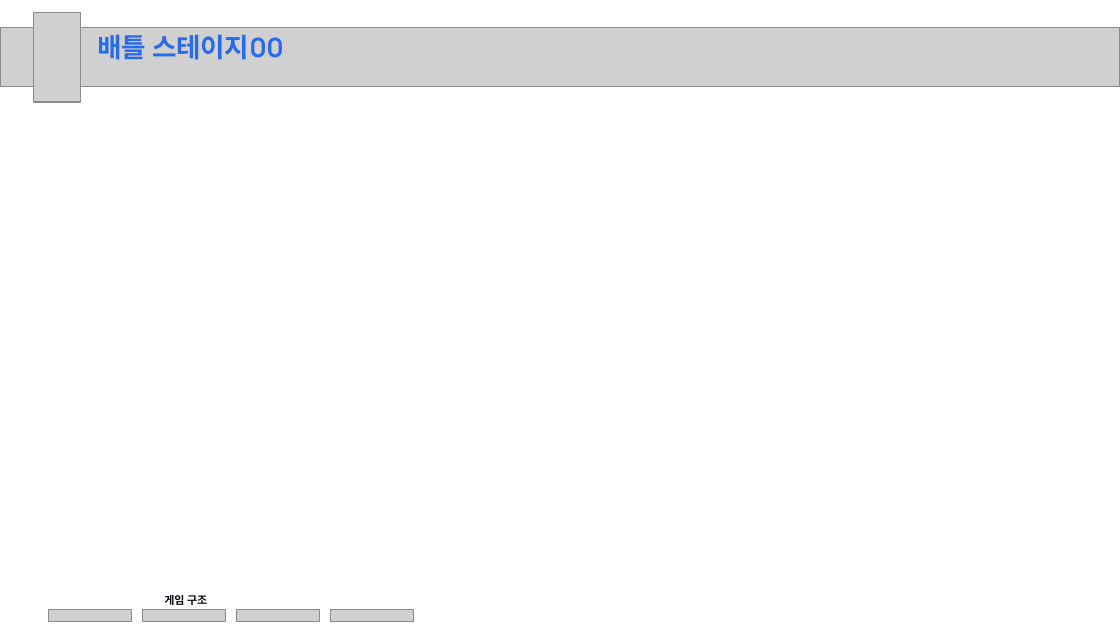
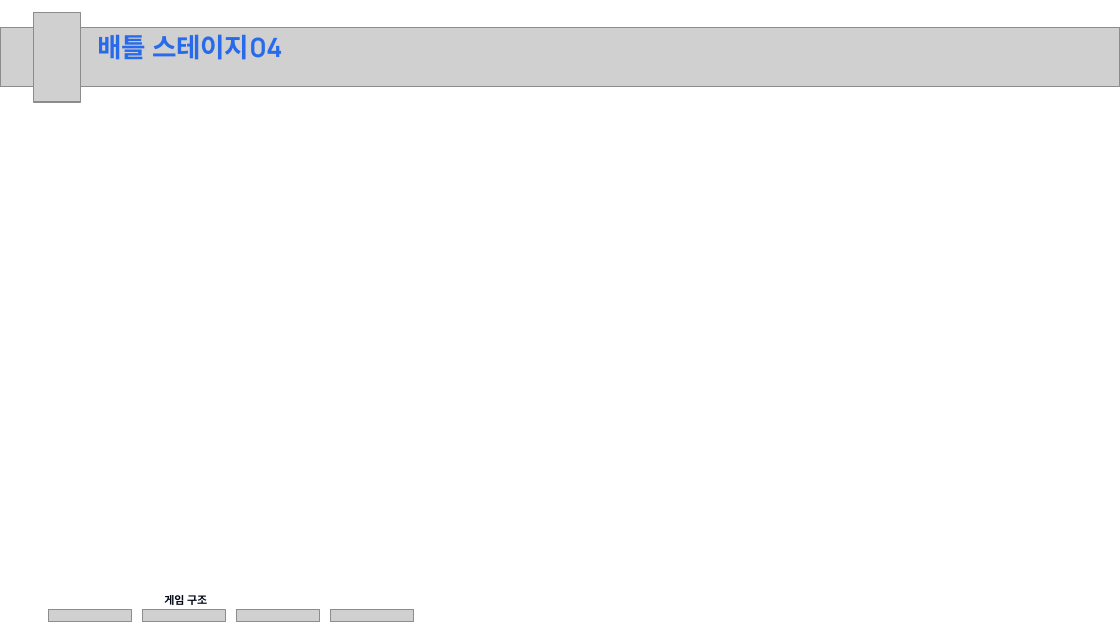
Before and after one commit to KuroaLime/Tales_of_the_Dark_Throne, a slide deck: slide 14 of 문서/제출/최종 결과 보고서ppt.pptx (slide 11 before the commit). Drawn at 1120x630 pixels with LibreOffice and Linux fonts; fonts in the diff are those of the drawing; grey boxes stand for pictures. Boxes give left, top, right and bottom in pixels: in the first picture for what was removed or moved away, otherwise in the second. Text is boxed around its words. In the diff, an @@ line names an element or a change of style, - is before the commit and + after.

```diff
--- a/문서/제출/최종 결과 보고서ppt.pptx
+++ b/문서/제출/최종 결과 보고서ppt.pptx
@@ text at (98, 34, 283, 60): text changed @@
-배틀 스테이지00
+배틀 스테이지04
```
Also in this commit, not shown: 6 other slides changed, 1 slide added, 1 other file.
